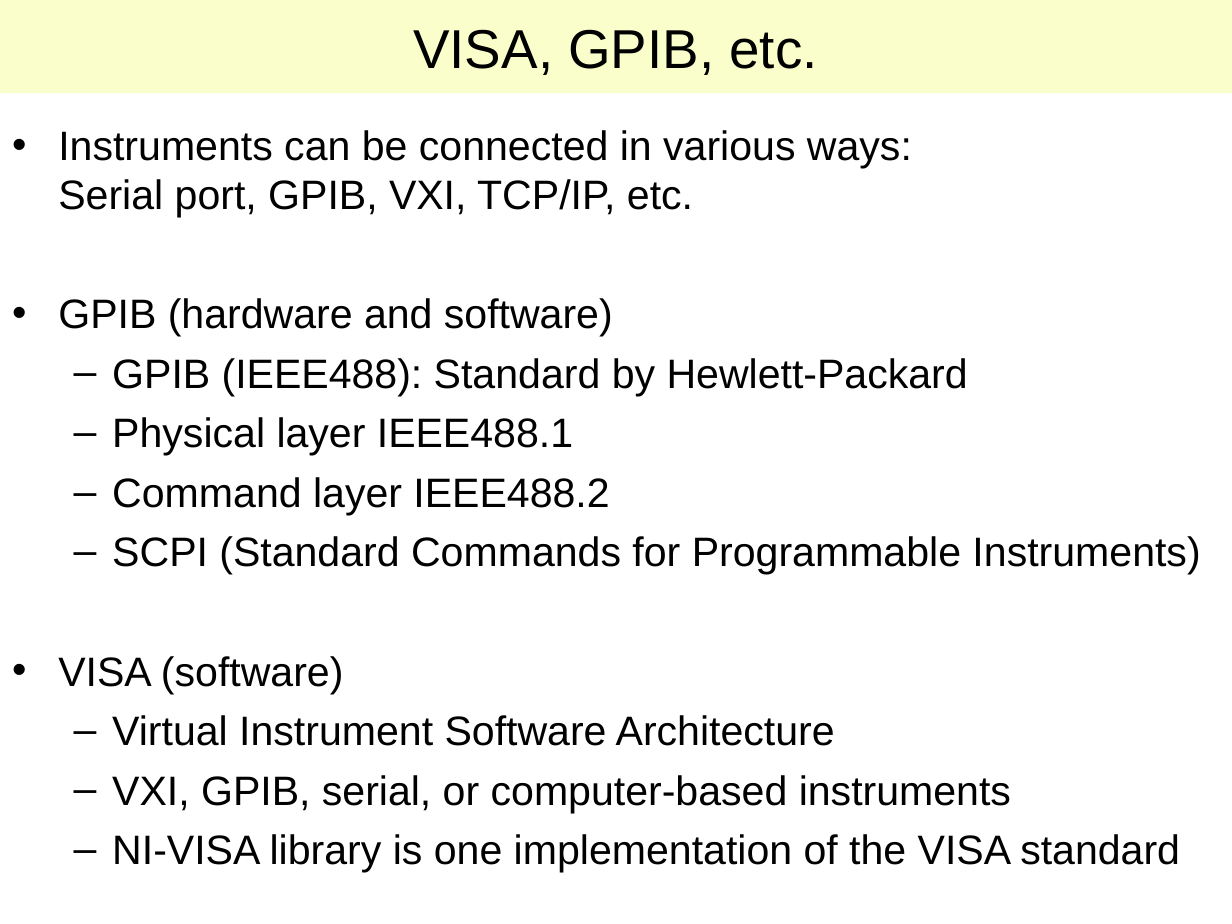
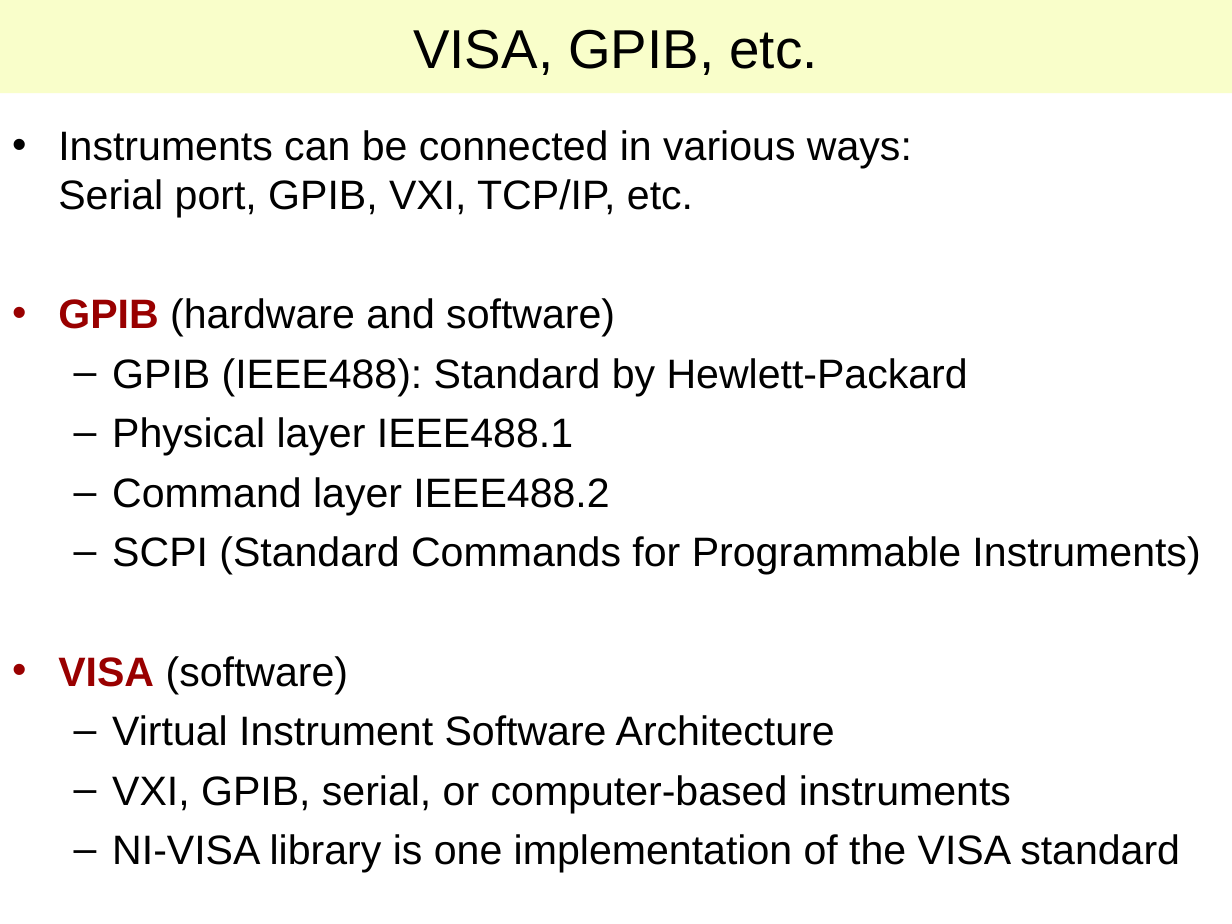
Before and after one commit to lab-measurement/Lab-VISA, a slide deck: slide 2 of Tutorial/Talk/Lab-VISA.ppt. Drawn at 1232x924 pixels with LibreOffice and Linux fonts; fonts in the diff are those of the drawing. Boxes give left, top, right and bottom in pixels: in the first picture for what was removed or moved away, otherwise in the second. Text is boxed around its words. In the diff, an @@ line names an element or a change of style, - is before the commit and + after.

```diff
--- a/Tutorial/Talk/Lab-VISA.ppt
+++ b/Tutorial/Talk/Lab-VISA.ppt
@@ text at [58, 298, 615, 694]: text colour #000000 to #990000, bold on in "GPIB", "VISA"; bullet colour #000000 to #990000 @@
```
Also in this commit, not shown: 4 other slides changed, 7 slides added, 7 other files.
